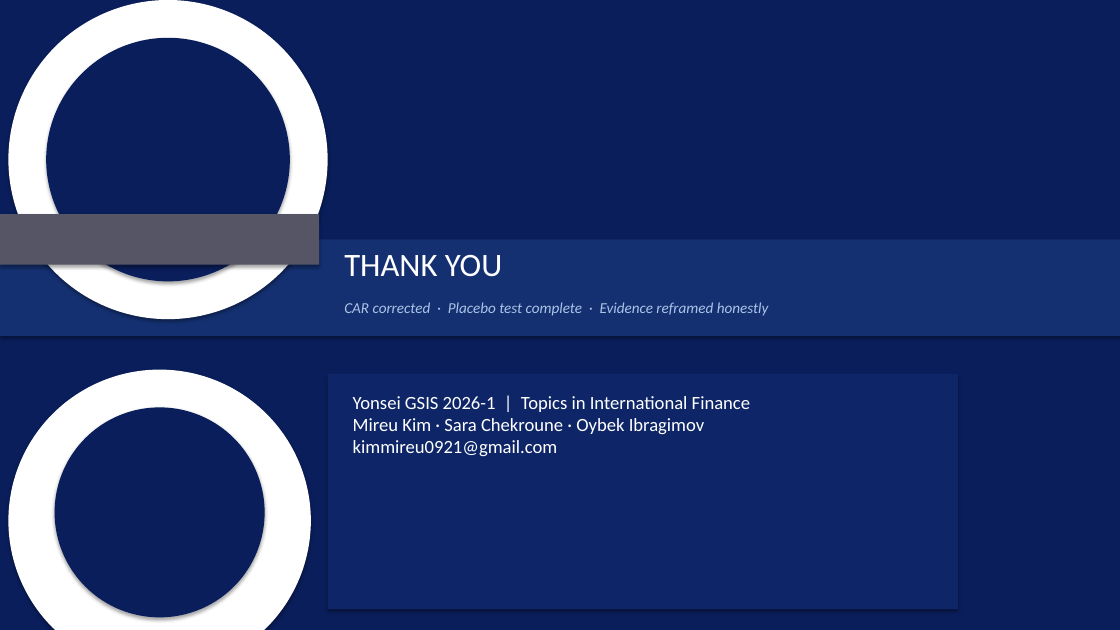
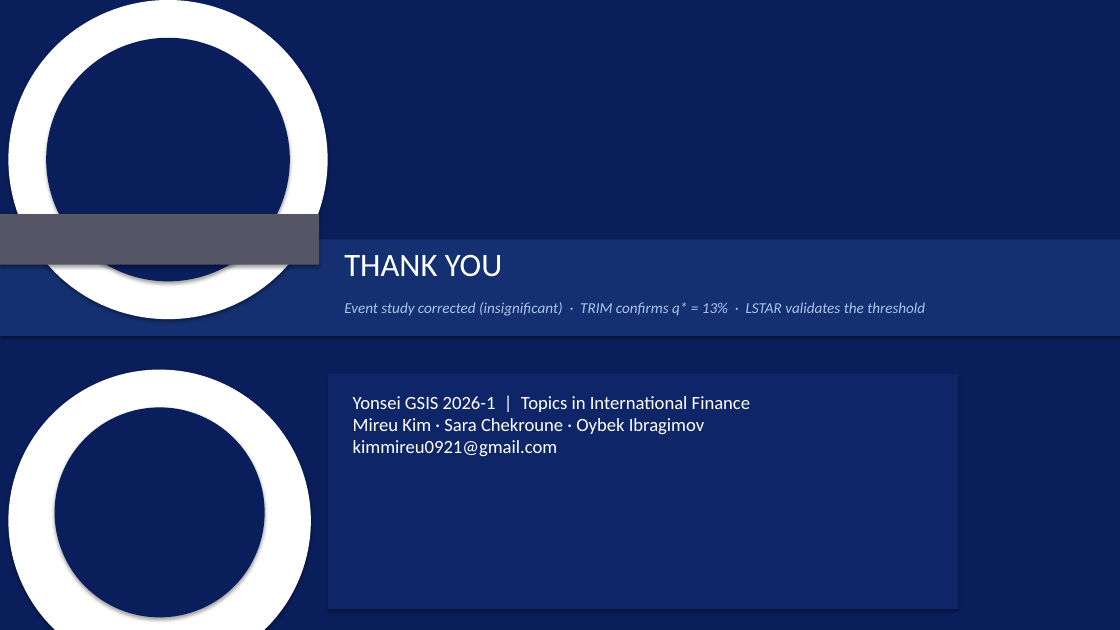
Before and after one commit to kimmireu0921/Stablecoins-and-the-Exorbitant-Privilege, a slide deck: slide 7 of presentations/0602_Stablecoin_Exorbitant_Privilege.pptx (slide 9 before the commit). Drawn at 1120x630 pixels with LibreOffice and Linux fonts; fonts in the diff are those of the drawing. Boxes give left, top, right and bottom in pixels: in the first picture for what was removed or moved away, otherwise in the second. Text is boxed around its words. In the diff, an @@ line names an element or a change of style, - is before the commit and + after.

```diff
--- a/presentations/0602_Stablecoin_Exorbitant_Privilege.pptx
+++ b/presentations/0602_Stablecoin_Exorbitant_Privilege.pptx
@@ text at (344, 302, 925, 316): text changed @@
-CAR corrected · Placebo test complete · Evidence reframed honestly
+Event study corrected (insignificant) · TRIM confirms q* = 13% · LSTAR validates the threshold
```
Also in this commit, not shown: 2 other slides changed, 4 slides added, 6 slides removed, 2 other files.
